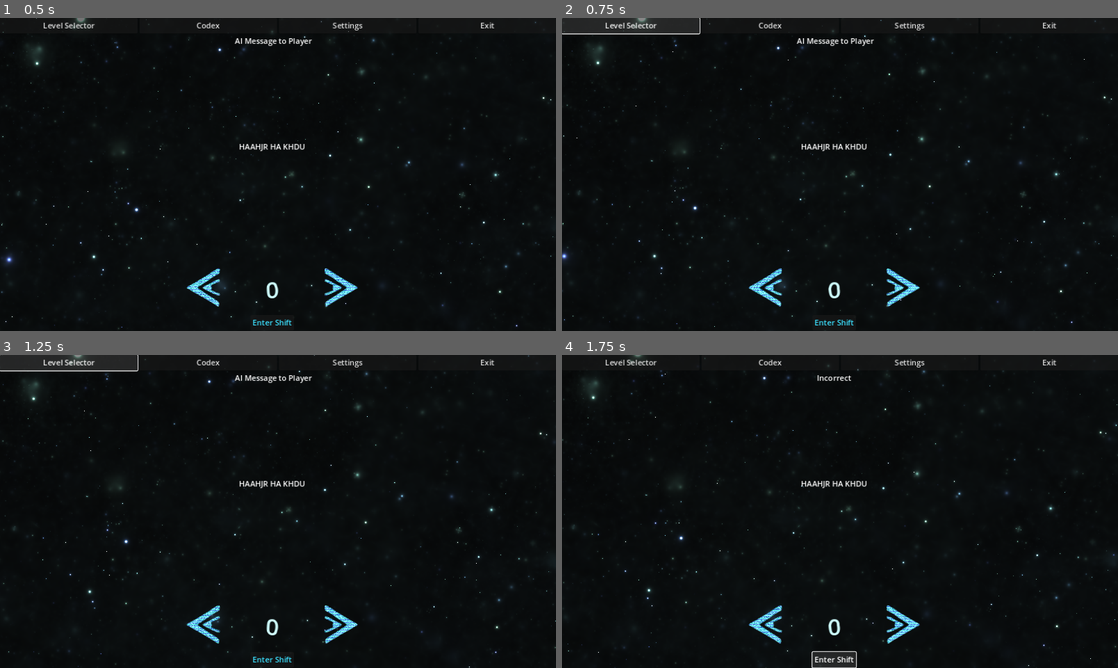
Above: before the commit, frames 1-4 (two rows, left to right).
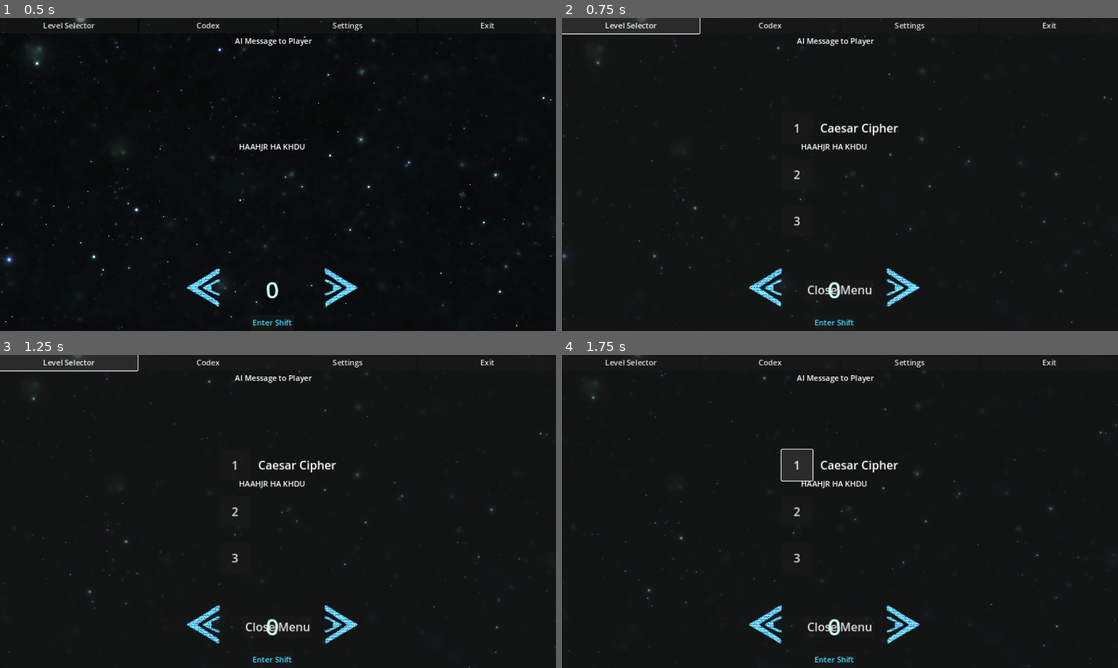
Above: after the commit, the same moments.

Repository: jesshet/COSC224-Cryptography-Game
Game: Godot game, scene res://scenes/game.tscn
Two runs of this game, one before a commit and one after it. Both use one fixed random seed, a clock stepped at 60 frames per second and the inputs below.
Inputs:
- Up to frame 1 (0.5 s): no input
- Up to frame 2 (0.75 s): click "Level Selector" at 0.5 s
- Up to frame 3 (1.25 s): no input
- Up to frame 4 (1.75 s): click "Enter Shift" (after the commit: "1") at 1.25 s

Frame 1 is identical in both runs. In frame 2, 0.7% of the frame differs, in the area x 0-100%, y 0-99%; in frame 3, 0.7%; in frame 4, 1.7%, in the area x 0-100%, y 0-100%.

Commit message:
level select menu added

Diff:
--- /dev/null
+++ b/Cryptography-Game/scenes/level-select-button.tscn
@@ -0,0 +1,36 @@
+[gd_scene load_steps=2 format=3 uid="uid://dfkh1qqtl3hce"]
+
+[ext_resource type="Script" path="res://scripts/level_select_button.gd" id="1_sryxi"]
+
+[node name="Level" type="HBoxContainer"]
+anchors_preset = 4
+anchor_top = 0.5
+anchor_bottom = 0.5
+offset_top = -324.0
+offset_right = 205.0
+offset_bottom = -260.0
+grow_vertical = 2
+size_flags_horizontal = 0
+size_flags_vertical = 2
+theme_override_constants/separation = 16
+script = ExtResource("1_sryxi")
+
+[node name="Button" type="Button" parent="."]
+custom_minimum_size = Vector2(64, 64)
+layout_mode = 2
+size_flags_vertical = 0
+theme_override_font_sizes/font_size = 24
+text = "NA"
+
+[node name="RichTextLabel" type="RichTextLabel" parent="."]
+layout_mode = 2
+size_flags_horizontal = 2
+size_flags_vertical = 4
+theme_override_font_sizes/normal_font_size = 24
+bbcode_enabled = true
+text = "Demo Text"
+fit_content = true
+scroll_active = false
+autowrap_mode = 0
+
+[connection signal="pressed" from="Button" to="." method="_on_button_pressed"]
--- /dev/null
+++ b/Cryptography-Game/scenes/level-select-menu.tscn
@@ -0,0 +1,58 @@
+[gd_scene load_steps=4 format=3 uid="uid://qhppkbq1twcb"]
+
+[ext_resource type="PackedScene" uid="uid://dfkh1qqtl3hce" path="res://scenes/level-select-button.tscn" id="1_righb"]
+[ext_resource type="Script" path="res://scripts/level-select-menu.gd" id="1_rl0j8"]
+[ext_resource type="PackedScene" uid="uid://cj3givo7ll2ia" path="res://scenes/caesar_level.tscn" id="3_lg3ln"]
+
+[node name="Level-Select-Menu" type="MarginContainer"]
+anchors_preset = 15
+anchor_right = 1.0
+anchor_bottom = 1.0
+grow_horizontal = 2
+grow_vertical = 2
+size_flags_horizontal = 3
+size_flags_vertical = 3
+script = ExtResource("1_rl0j8")
+
+[node name="Panel" type="Panel" parent="."]
+layout_mode = 2
+
+[node name="AspectRatioContainer" type="AspectRatioContainer" parent="."]
+layout_mode = 2
+
+[node name="Level Select Menu" type="VBoxContainer" parent="AspectRatioContainer"]
+layout_mode = 2
+size_flags_horizontal = 6
+size_flags_vertical = 6
+theme_override_constants/separation = 32
+
+[node name="Level" parent="AspectRatioContainer/Level Select Menu" instance=ExtResource("1_righb")]
+layout_mode = 2
+alignment = 1
+_buttonText = "1"
+_boxText = "Caesar Cipher"
+_level = ExtResource("3_lg3ln")
+
+[node name="Level2" parent="AspectRatioContainer/Level Select Menu" instance=ExtResource("1_righb")]
+layout_mode = 2
+_buttonText = "2"
+
+[node name="Level3" parent="AspectRatioContainer/Level Select Menu" instance=ExtResource("1_righb")]
+layout_mode = 2
+_buttonText = "3"
+
+[node name="MarginContainer" type="MarginContainer" parent="."]
+layout_mode = 2
+size_flags_horizontal = 4
+size_flags_vertical = 8
+theme_override_constants/margin_bottom = 64
+
+[node name="CloseButton" type="Button" parent="MarginContainer"]
+layout_mode = 2
+theme_override_font_sizes/font_size = 24
+text = "Close Menu"
+
+[connection signal="load_level" from="AspectRatioContainer/Level Select Menu/Level" to="." method="_on_level_load_level"]
+[connection signal="load_level" from="AspectRatioContainer/Level Select Menu/Level2" to="." method="_on_level_load_level"]
+[connection signal="load_level" from="AspectRatioContainer/Level Select Menu/Level3" to="." method="_on_level_load_level"]
+[connection signal="pressed" from="MarginContainer/CloseButton" to="." method="_on_close_button_pressed"]
--- a/Cryptography-Game/scenes/menu-bar.tscn
+++ b/Cryptography-Game/scenes/menu-bar.tscn
@@ -26,6 +26,7 @@
 size_flags_horizontal = 7
 text = "Exit"
 
+[connection signal="pressed" from="LevelSelector" to="." method="_on_level_selector_pressed"]
 [connection signal="pressed" from="Codex" to="." method="_on_codex_pressed"]
 [connection signal="pressed" from="Settings" to="." method="_on_settings_pressed"]
 [connection signal="pressed" from="Exit" to="." method="_on_exit_pressed"]
--- /dev/null
+++ b/Cryptography-Game/scripts/level-select-menu.gd
@@ -0,0 +1,24 @@
+extends Container
+
+var _root: Node;
+
+# Called when the node enters the scene tree for the first time.
+func _ready() -> void:
+	_root = get_tree().get_root();
+
+# Called every frame. 'delta' is the elapsed time since the previous frame.
+func _process(delta: float) -> void:
+	pass
+
+
+func _on_level_load_level(level: PackedScene) -> void:
+	if level == null:
+		print("Level was null");
+		return;
+	print(level.resource_path);
+	var newLevel = level.instantiate();
+	_root.add_child(newLevel);
+	queue_free();
+
+func _on_close_button_pressed() -> void:
+	queue_free()
--- /dev/null
+++ b/Cryptography-Game/scripts/level_select_button.gd
@@ -0,0 +1,28 @@
+extends HBoxContainer
+
+signal load_level(level);
+
+@export var _buttonText = "";
+@export var _boxText = "";
+@export var _level:PackedScene;
+
+var _button: Button;
+var _textBox: RichTextLabel;
+var _parentNode: Node;
+# Called when the node enters the scene tree for the first time.
+func _ready() -> void:
+	_button = get_node("Button");
+	_textBox = get_node("RichTextLabel");
+	_button.text = _buttonText;
+	_textBox.text = _boxText;
+	_parentNode = get_parent();
+	pass # Replace with function body.
+
+
+# Called every frame. 'delta' is the elapsed time since the previous frame.
+func _process(_delta: float) -> void:
+	pass
+
+
+func _on_button_pressed() -> void:
+	load_level.emit(_level);
--- a/Cryptography-Game/scripts/menu-bar.gd
+++ b/Cryptography-Game/scripts/menu-bar.gd
@@ -1,5 +1,6 @@
 extends HBoxContainer
 var game
+
 
 
 # Called when the node enters the scene tree for the first time.
@@ -28,3 +29,10 @@
 
 func _on_exit_pressed() -> void:
 	get_tree().quit()
+
+
+func _on_level_selector_pressed() -> void:
+	print("level select clicked");
+	var codex = preload("res://scenes/level-select-menu.tscn").instantiate();
+	game.add_child(codex);
+	print("after level select node");
